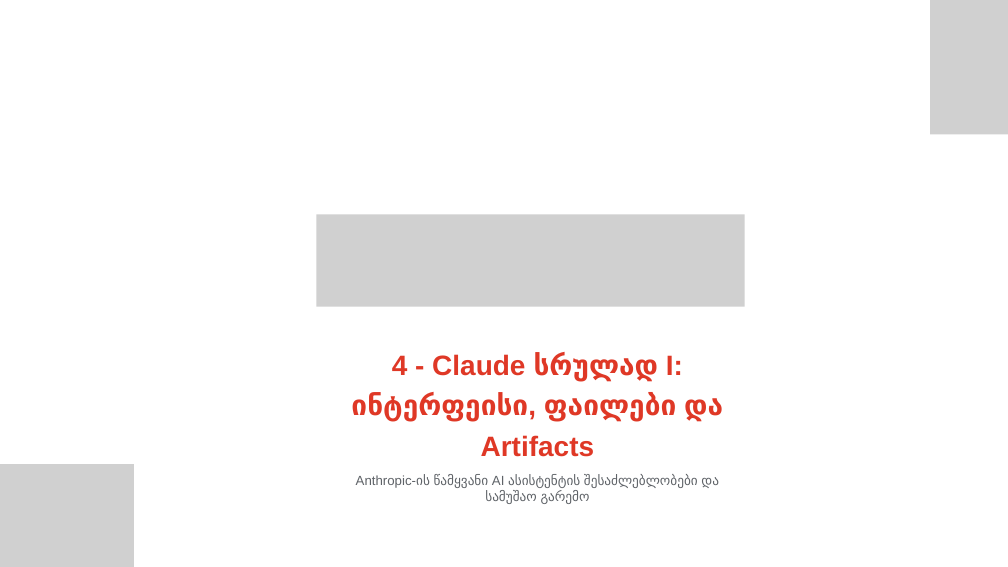
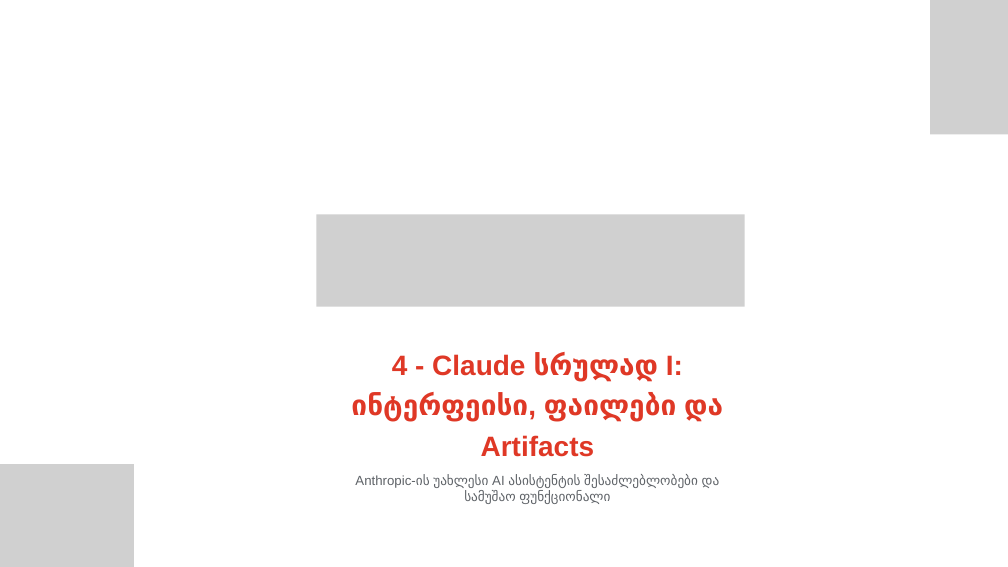
Before and after one commit to ShotaMart/skillwill-ai-curriculum, a slide deck: slide 1 of შესავალი ხელოვნურ ინტელექტში/4 - Claude სრულად I - ინტერფეისი, ფაილები და Artifacts.pptx. Drawn at 1008x567 pixels with LibreOffice and Linux fonts; fonts in the diff are those of the drawing; grey boxes stand for pictures. Boxes give left, top, right and bottom in pixels: in the first picture for what was removed or moved away, otherwise in the second. Text is boxed around its words. In the diff, an @@ line names an element or a change of style, - is before the commit and + after.

```diff
--- a/შესავალი ხელოვნურ ინტელექტში/4 - Claude სრულად I - ინტერფეისი, ფაილები და Artifacts.pptx
+++ b/შესავალი ხელოვნურ ინტელექტში/4 - Claude სრულად I - ინტერფეისი, ფაილები და Artifacts.pptx
@@ text at box(355, 474, 720, 504): text changed @@
-Anthropic-ის წამყვანი AI ასისტენტის შესაძლებლობები და სამუშაო გარემო
+Anthropic-ის უახლესი AI ასისტენტის შესაძლებლობები და სამუშაო ფუნქციონალი
```
Also in this commit, not shown: 7 other slides changed, 1 slide added, 1 slide removed, 4 other files.
